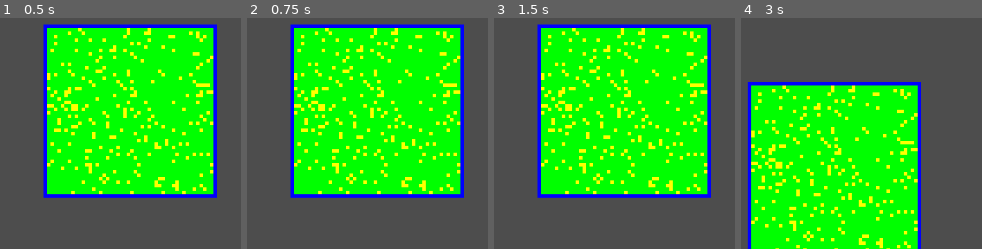
Above: before the commit, frames 1-4 (left to right).
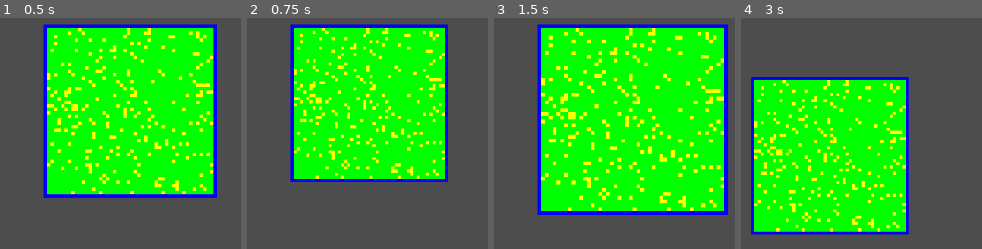
Above: after the commit, the same moments.

Repository: Project-Shipwrecking/KingdomClicker
Game: Godot game, scene res://Scenes/main.tscn
Two runs of this game, one before a commit and one after it. Both use one fixed random seed, a clock stepped at 60 frames per second and the inputs below.
Inputs (mouse positions are in pixels of both pictures, inside the frame that each line leads up to):
- Up to frame 1 (0.5 s): no input
- Up to frame 2 (0.75 s): tap Enter at 0.5 s; move the mouse to (outside the picture) at 0.52 s; tap Mouse wheel down (scroll_down, bound only after the commit) at 0.6 s
- Up to frame 3 (1.5 s): tap Mouse wheel up (scroll_up, bound only after the commit) at 0.8, 1.35 s; tap Space at 1.25 s; move the mouse to (outside the picture) at 1.27 s
- Up to frame 4 (3 s): tap Mouse wheel down (scroll_down, bound only after the commit) at 1.55, 2.85 s; tap Enter at 2 s; move the mouse to (outside the picture) at 2.02 s; hold Middle mouse button (middle_click) 2.03-2.78 s; tap Mouse wheel up (scroll_up, bound only after the commit) at 2.3 s; tap Space at 2.75 s; move the mouse to (743, 115) at 2.77 s

Frame 1 is identical in both runs. In frame 2, 21% of the frame differs, in the area x 17-91%, y 2-78%; in frame 3, 25%, in the area x 17-98%, y 2-86%; in frame 4, 24%.

Commit message:
Forgot input mapping for scroll wheel

Diff:
--- a/project.godot
+++ b/project.godot
@@ -30,3 +30,13 @@
 "events": [Object(InputEventMouseButton,"resource_local_to_scene":false,"resource_name":"","device":-1,"window_id":0,"a …(253 unchanged characters)…
 ]
 }
+scroll_up={
+"deadzone": 0.2,
+"events": [Object(InputEventMouseButton,"resource_local_to_scene":false,"resource_name":"","device":-1,"window_id":0,"alt_pressed":false,"shift_pressed":false,"ctrl_pressed":false,"meta_pressed":false,"button_mask":0,"position":Vector2(0, 0),"global_position":Vector2(0, 0),"factor":1.0,"button_index":4,"canceled":false,"pressed":false,"double_click":false,"script":null)
+]
+}
+scroll_down={
+"deadzone": 0.2,
+"events": [Object(InputEventMouseButton,"resource_local_to_scene":false,"resource_name":"","device":-1,"window_id":0,"alt_pressed":false,"shift_pressed":false,"ctrl_pressed":false,"meta_pressed":false,"button_mask":0,"position":Vector2(0, 0),"global_position":Vector2(0, 0),"factor":1.0,"button_index":5,"canceled":false,"pressed":false,"double_click":false,"script":null)
+]
+}
